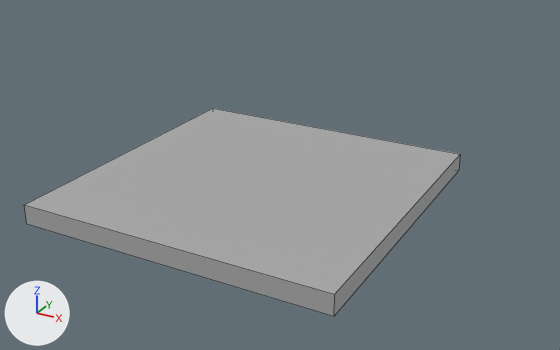
Before and after pictures for a commit that changed the FBX model Assets/Assets/Real assets/Basic Cave Roof.fbx.
Before and after are seen from a 50 mm lens placed at (0.688, -1.059, 0.969), pointed at (-0.12, 0.411, 0.234). Arrows for +X, +Y and +Z are at lower left; the lights stay in place. Mesh edges are drawn as thin lines. Where no turn or scale is listed for an object, it has been applied to the vertices.

In view in the first picture: 'MESH_BasicCaveRoof'.
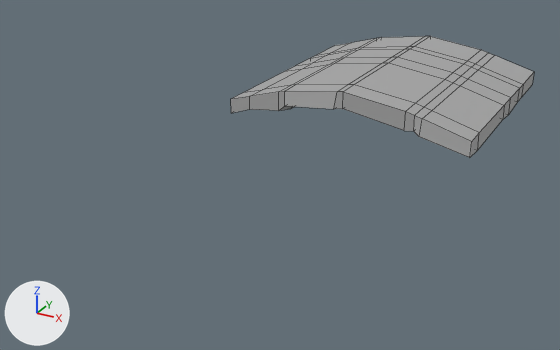
Commit message: Updated cave roof

Location of each change, [x1, y1, x2, y2] in pixels of the pictures (560 x 350 px):
'MESH_BasicCaveRoof', reshaped, moved (30% narrower, 41% shorter): before [24, 108, 460, 316]; after [231, 36, 534, 158]

The edits, one by one:
me_mesh is used by ob_mesh_basiccaveroof; location (0.0, 0.202, 0.323).
me_mesh had 8 vertices, 6 faces and spanned x -0.348..0.284, y -0.356..0.276, z -0.019..0.019.
me_mesh now has 140 vertices, 138 faces and spans x -0.348..0.284, y -0.371..0.276, z -0.027..0.087.
Part 1, on me_mesh:
6 faces are deleted.
68 vertices are added at x -0.348..0.284, y -0.371..0.276, z -0.027..0.058.
5 new vertices lie (0.0, -0.137, 0.0) away from vertices in x -0.348..0.284, y 0.276, z -0.019..0.058.
5 new vertices lie (-0.022, 0.0, 0.007) away from vertices in x 0.148, y -0.356..0.276, z 0.058.
6 new vertices lie (0.0, -0.041, 0.0) away from vertices in x -0.348..0.284, y 0.139, z -0.019..0.065.
6 new vertices lie (-0.158, 0.0, 0.022) away from vertices in x 0.126, y -0.356..0.276, z 0.065.
7 new vertices lie (0.0, 0.065, 0.0) away from vertices in x -0.348..0.284, y -0.065, z -0.019..0.087.
7 new vertices lie (-0.016, 0.0, -0.003) away from vertices in x -0.032, y -0.356..0.276, z 0.087.
7 new vertices lie (-0.142, 0.0, -0.019) away from vertices in x -0.048, y -0.356..0.276, z 0.084.
7 new vertices lie (-0.016, 0.0, -0.005) away from vertices in x -0.19, y -0.356..0.276, z 0.065.
7 new vertices lie (0.057, 0.0, 0.017) away from vertices in x -0.348, y -0.356..0.276, z 0.019.
7 new vertices lie (0.158, 0.0, -0.027) away from vertices in x -0.032, y -0.356..0.276, z 0.038..0.048.
138 new faces join them.
Object 'MESH_BasicCaveRoof' (ob_mesh_basiccaveroof) moves from (0.0, 0.202, 0.323) to (0.0, 0.917, 0.323).
